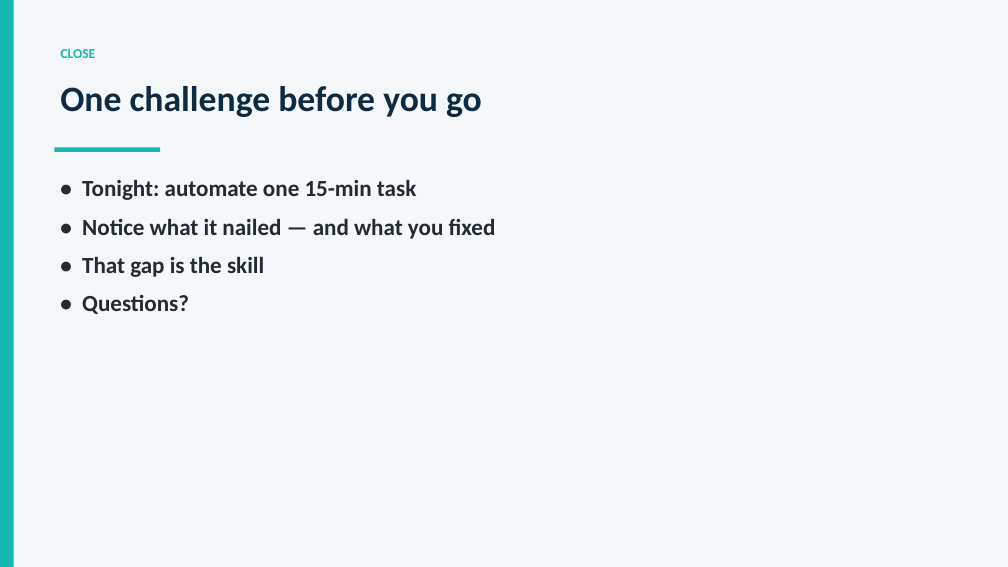
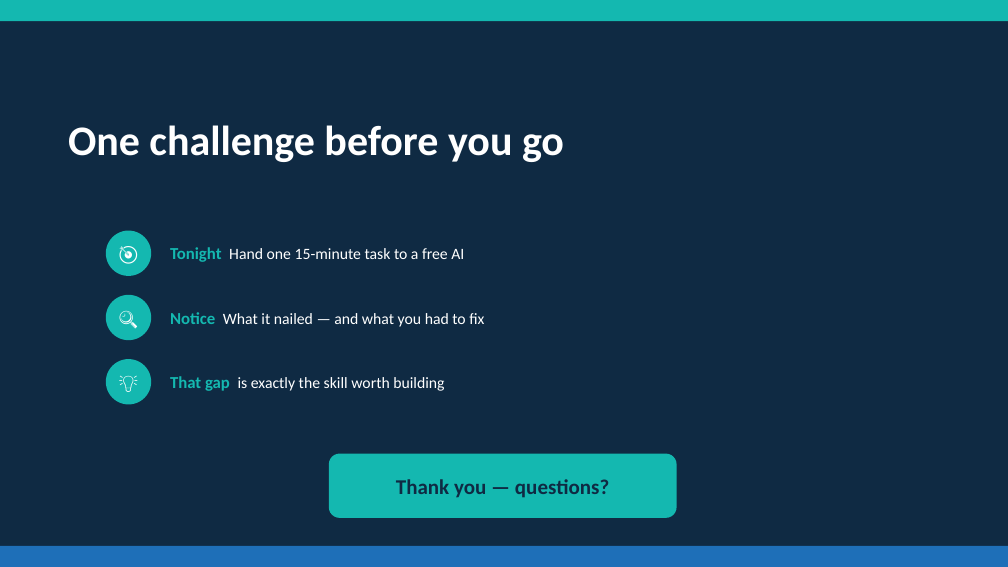
Before and after one commit to GilbertChan88/ToFix, a slide deck: slide 28 of AI-Presentation/Using-AI-in-Our-Lives.pptx. Drawn at 1008x567 pixels with LibreOffice and Linux fonts; fonts in the diff are those of the drawing. Boxes give left, top, right and bottom in pixels: in the first picture for what was removed or moved away, otherwise in the second. Text is boxed around its words. In the diff, an @@ line names an element or a change of style, - is before the commit and + after.

```diff
--- a/AI-Presentation/Using-AI-in-Our-Lives.pptx
+++ b/AI-Presentation/Using-AI-in-Our-Lives.pptx
@@ background #F4F8FB to #0F2A43 @@
@@ rectangle removed at (x1=0, y1=0, x2=14, y2=567) @@
@@ rectangle added at (x1=0, y1=0, x2=1008, y2=21), fill #14B8B0 @@
@@ text removed at (x1=60, y1=49, x2=95, y2=58) @@
-CLOSE
@@ text "One challenge before you go" moved from (x1=60, y1=86, x2=482, y2=117) to (x1=68, y1=125, x2=564, y2=162) @@
@@ text "One challenge before you go" at (x1=68, y1=125, x2=564, y2=162): size 34 to 40 pt, text colour #0F2A43 to #FFFFFF; more space between paragraphs @@
@@ rectangle removed at (x1=54, y1=147, x2=160, y2=152) @@
@@ ellipse added at (x1=106, y1=231, x2=151, y2=276), fill #14B8B0 @@
@@ text added at (x1=106, y1=231, x2=151, y2=276), 18 pt, text #FFFFFF, bold @@
+🎯
@@ text added at (x1=170, y1=247, x2=464, y2=262), 15 pt, text #FFFFFF @@
+Tonight Hand one 15-minute task to a free AI
@@ ellipse added at (x1=106, y1=295, x2=151, y2=340), fill #14B8B0 @@
@@ text added at (x1=106, y1=295, x2=151, y2=340), 18 pt, text #FFFFFF, bold @@
+🔍
@@ text "Notice What it nailed — ..." at (x1=170, y1=312, x2=484, y2=327): vertical alignment top to middle @@
@@ text at (x1=170, y1=312, x2=484, y2=327): text changed; size 22 to 15 pt; text colour #222B33 to #FFFFFF; bold off @@
-• Tonight: automate one 15-min task
-• Notice what it nailed — and what you fixed
-• That gap is the skill
-• Questions?
+Notice What it nailed — and what you had to fix
@@ ellipse added at (x1=106, y1=359, x2=151, y2=405), fill #14B8B0 @@
@@ text added at (x1=106, y1=359, x2=151, y2=405), 18 pt, text #FFFFFF, bold @@
+💡
@@ text added at (x1=170, y1=376, x2=444, y2=391), 15 pt, text #FFFFFF @@
+That gap is exactly the skill worth building
@@ rounded rectangle added at (x1=329, y1=454, x2=677, y2=518), fill #14B8B0, 20 pt, text #0F2A43, bold @@
+Thank you — questions?
@@ rectangle added at (x1=0, y1=546, x2=1008, y2=567), fill #1E6FB8 @@
```
Also in this commit, not shown: 18 other slides changed, 9 slides added, 9 slides removed, 5 other files.
